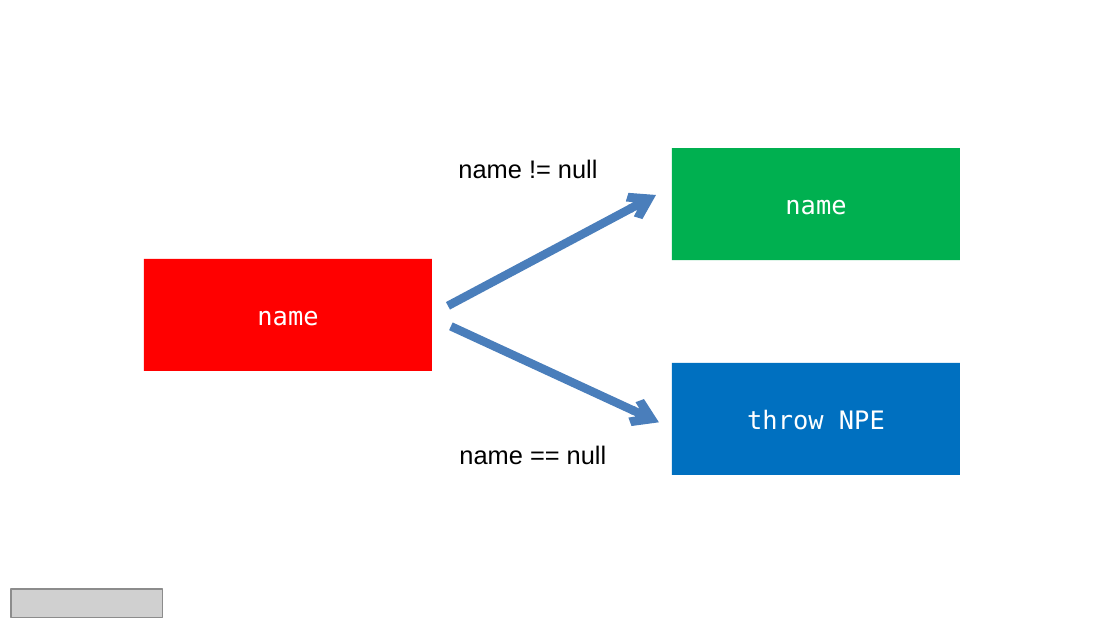
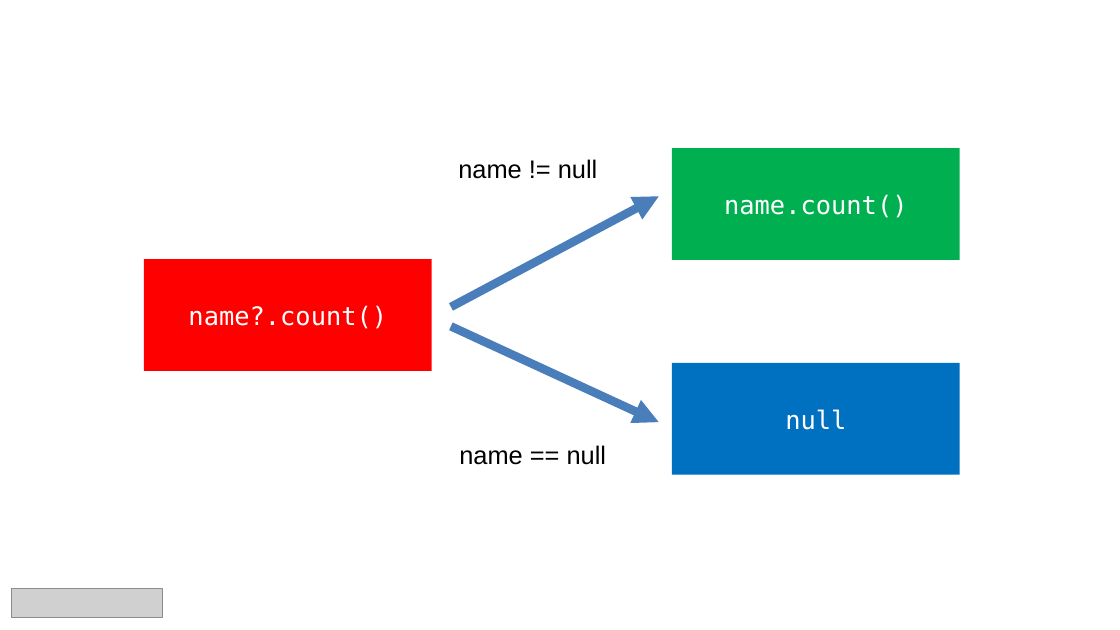
Before and after one commit to skill-centric/utils, a slide deck: slide 8 of src/main/resources/slide-template.pptx (slide 3 before the commit). Drawn at 1120x630 pixels with LibreOffice and Linux fonts; fonts in the diff are those of the drawing; grey boxes stand for pictures. Boxes give left, top, right and bottom in pixels: in the first picture for what was removed or moved away, otherwise in the second. Text is boxed around its words. In the diff, an @@ line names an element or a change of style, - is before the commit and + after.

```diff
--- a/src/main/resources/slide-template.pptx
+++ b/src/main/resources/slide-template.pptx
@@ arrow removed from (448, 306) to (657, 195) @@
@@ freeform shape added at (451,196,660,307), outline #4A7EBB 6.01 pt @@
@@ text in rectangle at (724,194,907,218): text changed @@
-name
+name.count()
@@ text in rectangle at (188,305,387,329): text changed @@
-name
+name?.count()
@@ arrow removed from (451, 326) to (660, 423) @@
@@ freeform shape added at (451,326,660,422), outline #4A7EBB 6.01 pt @@
@@ text in rectangle at (785,409,846,430): text changed @@
-throw NPE
+null
```
Also in this commit, not shown: 2 other slides changed, 11 slides added, 1 slide removed.
